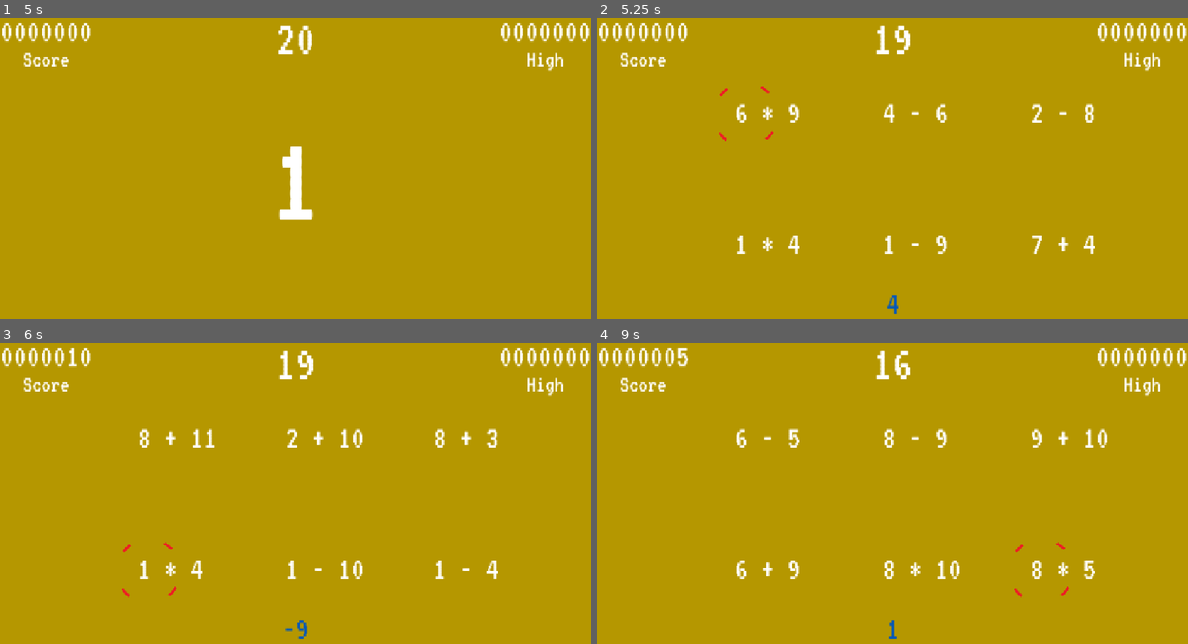
Above: before the commit, frames 1-4 (two rows, left to right).
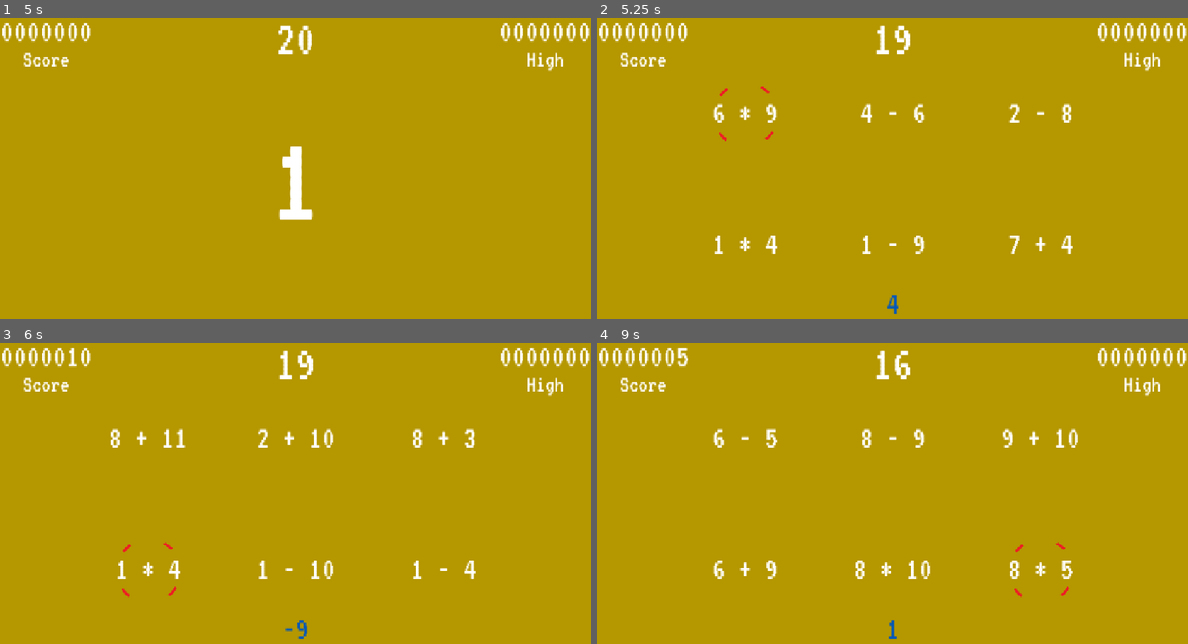
Above: after the commit, the same moments.

Repository: sdepouw/mathematics-and-cheese
Game: Godot game, scene res://Scenes/Root/root.tscn
The game is run twice, just before and just after one commit, with the same random seed, the same clock (stepped at 60 frames per second) and the same inputs.
Inputs (mouse positions are in pixels of both pictures, inside the frame that each line leads up to):
- Up to frame 1 (5 s): tap Enter at 0.5, 2.75 s; move the mouse to (425, 162) at 0.52 s; hold D (move_right) 0.53-1.28 s; tap Space (shoot) at 0.6, 1.25, 1.35, 2.85, 3.5, 3.6, 4.35 s; click (425, 162) at 0.67 s; move the mouse to (177, 195) at 1.27 s; hold S (move_down) 1.28-2 s; click "Play" at 2 s; move the mouse to (354, 108) at 2.77 s; hold D (move_right) 2.78-3.53 s; move the mouse to (265, 246) at 3.52 s; hold W (move_up) 3.53-4.28 s; click (265, 246) at 3.67 s; move the mouse to (472, 228) at 4.27 s; hold A (move_left) from 4.28 s (still down)
- Up to frame 2 (5.25 s): keep holding A (move_left); tap Enter at 5 s; move the mouse to (715, 129) at 5.02 s; tap Space (shoot) at 5.1 s
- Up to frame 3 (6 s): tap Space (shoot) at 5.75, 5.85 s; move the mouse to (325, 505) at 5.77 s; release A (move_left) at 5.78 s; hold S (move_down) from 5.78 s (still down); click (325, 505) at 5.92 s
- Up to frame 4 (9 s): move the mouse to (803, 421) at 6.52 s; release S (move_down) at 6.53 s; hold D (move_right) 6.53-7.28 s; tap Space (shoot) every 0.75 s from 6.6 to 8.85 s; move the mouse to (1022, 487) at 7.27 s; hold W (move_up) 7.28-8.03 s; move the mouse to (774, 520) at 8.02 s; hold D (move_right) 8.03-8.78 s; click (774, 520) at 8.17 s; move the mouse to (951, 433) at 8.77 s; hold S (move_down) from 8.78 s (still down)

Frame 1 is identical in both runs. In frame 2, 1.8% of the frame differs, in the area x 19-85%, y 28-79%; in frame 3, 2.1%; in frame 4, 2.2%, in the area x 19-87%, y 28-79%.

Commit message:
Center Target Text

Diff:
--- a/Game/Scenes/Target/target.tscn
+++ b/Game/Scenes/Target/target.tscn
@@ -6,10 +6,18 @@
 script = ExtResource("1_tbd3m")
 
 [node name="TargetIdentifier" type="Label" parent="."]
-offset_left = -20.0
-offset_top = -33.0
-offset_right = 20.0
-offset_bottom = 32.0
-text = "1"
+anchors_preset = 8
+anchor_left = 0.5
+anchor_top = 0.5
+anchor_right = 0.5
+anchor_bottom = 0.5
+offset_left = -89.5
+offset_top = -32.5
+offset_right = 89.5
+offset_bottom = 32.5
+grow_horizontal = 2
+grow_vertical = 2
+size_flags_horizontal = 4
+text = "44 * 44"
 horizontal_alignment = 1
 vertical_alignment = 1
